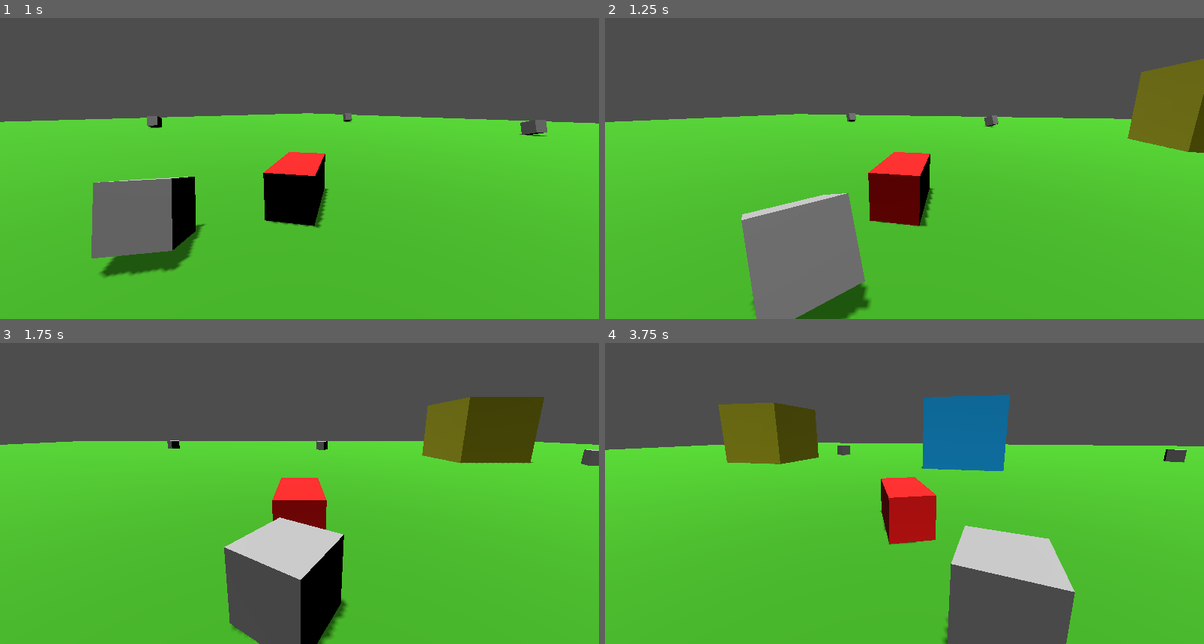
Above: before the commit, frames 1-4 (two rows, left to right).
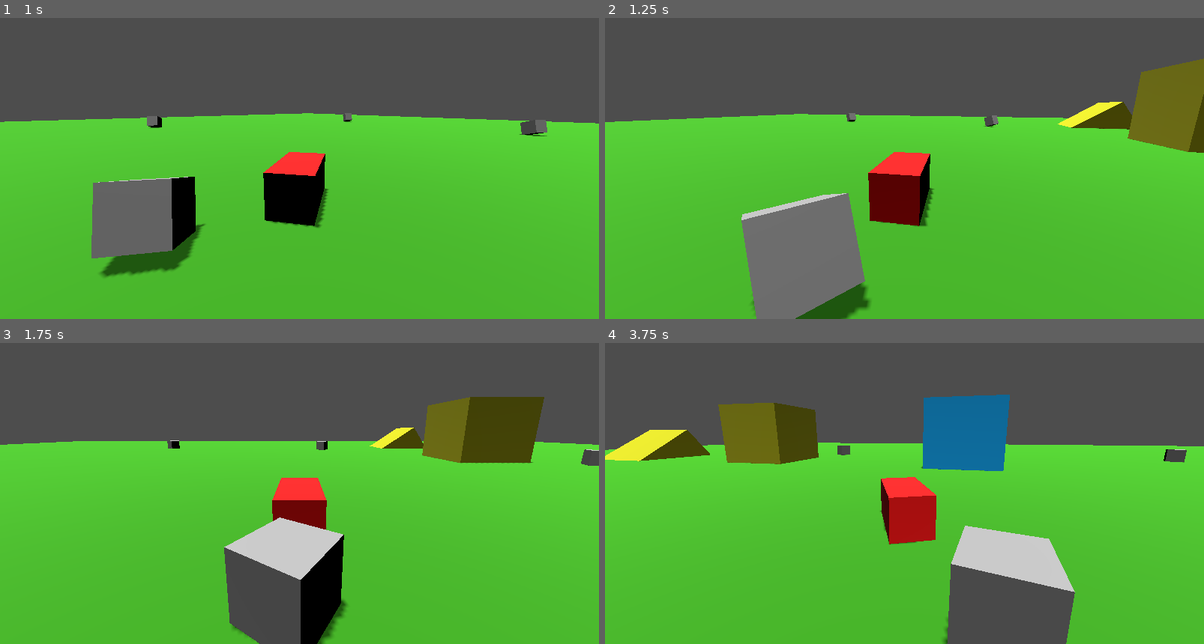
Above: after the commit, the same moments.

Repository: KevinVG207/GodotUmaKart
Game: Godot game, scene res://scenes/levels/test_level.tscn
Same seed, same stepped clock (60 frames per second), same inputs: the game is played once before the commit and once after it.
Inputs:
- Up to frame 1 (1 s): hold D (right) from 0.53 s (still down)
- Up to frame 2 (1.25 s): keep holding D (right)
- Up to frame 3 (1.75 s): release D (right) at 1.28 s; hold S (brake) from 1.28 s (still down)
- Up to frame 4 (3.75 s): release S (brake) at 2.03 s; hold D (right) 2.03-2.78 s; hold W (accelerate) 2.78-3.53 s; hold A (left) from 3.53 s (still down)

Frame 1 is identical in both runs. In frame 2, 0.8% of the frame differs, in the area x 75-88%, y 27-38%; in frame 3, 0.4%; in frame 4, 1.2%, in the area x 0-18%, y 28-40%.

Commit message:
Wall physics

Diff:
--- a/scenes/levels/test_level.gd
+++ b/scenes/levels/test_level.gd
@@ -3,3 +3,8 @@
 
 func _ready():
 	$PlayerCamera.target = $Vehicle
+
+	print("TEST")
+	var v1 = Vector2(1,1).normalized()
+	var v2 = Vector2(0,1)
+	print(v1.dot(v2)/v2.length())
--- a/scenes/levels/test_level.tscn
+++ b/scenes/levels/test_level.tscn
@@ -17,6 +17,9 @@
 [sub_resource type="BoxMesh" id="BoxMesh_aj8nn"]
 
 [sub_resource type="BoxShape3D" id="BoxShape3D_6d0m0"]
+
+[sub_resource type="PhysicsMaterial" id="PhysicsMaterial_1b8uv"]
+bounce = 1.0
 
 [sub_resource type="BoxShape3D" id="BoxShape3D_axt8l"]
 size = Vector3(5, 5, 5)
@@ -152,10 +155,11 @@
 [node name="Vehicle" parent="." instance=ExtResource("1_j11o3")]
 transform = Transform3D(1, 0, 0, 0, 1, 0, 0, 0, 1, 0, 1.02645, 3.14564)
 
-[node name="BouncyWall" type="StaticBody3D" parent="." groups=["Bouncy", "Wall"]]
+[node name="BouncyWall" type="StaticBody3D" parent="." groups=["Wall"]]
 transform = Transform3D(1, 0, 0, 0, 1, 0, 0, 0, 1, -14, 2, 0)
 collision_layer = 4
 collision_mask = 3
+physics_material_override = SubResource("PhysicsMaterial_1b8uv")
 
 [node name="CollisionShape3D" type="CollisionShape3D" parent="BouncyWall"]
 shape = SubResource("BoxShape3D_axt8l")
@@ -173,3 +177,14 @@
 
 [node name="MeshInstance3D" type="MeshInstance3D" parent="Wall"]
 mesh = SubResource("BoxMesh_5spkk")
+
+[node name="Ramp" type="StaticBody3D" parent="."]
+transform = Transform3D(0.563267, -0.826275, 0, 0.826275, 0.563267, 0, 0, 0, 1, -14, -0.785615, 29.1392)
+collision_layer = 4
+collision_mask = 3
+
+[node name="CollisionShape3D" type="CollisionShape3D" parent="Ramp"]
+shape = SubResource("BoxShape3D_axt8l")
+
+[node name="MeshInstance3D" type="MeshInstance3D" parent="Ramp"]
+mesh = SubResource("BoxMesh_5spkk")
--- a/scenes/vehicles/vehicle.gd
+++ b/scenes/vehicles/vehicle.gd
@@ -14,7 +14,9 @@
 var cur_steer = 0.0
 var bounce_vector: Vector3 = Vector3.ZERO
 var bounce_decay = 30.0
-var max_wall_speed = max_speed * 0.25
+var min_bounce_speed = max_speed * 0.4
+var min_bounce_component = max_speed * 0.25
+var max_wall_speed = max_speed * 0.5
 
 # Get the gravity from the project settings to be synced with RigidBody nodes.
 var gravity = ProjectSettings.get_setting("physics/3d/default_gravity")
@@ -87,15 +89,35 @@
 	for i in range(get_slide_collision_count()):
 		var col = get_slide_collision(i)
 		var col_obj = col.get_collider()
+		var col_normal = col.get_normal()
+		#var angle_difference = Vector2(tmp_vel.x, tmp_vel.z).normalized().dot(Vector2(col_normal.x, col_normal.z).normalized())
+		#angle_difference = min(angle_difference + 1, 1)
+		var v1 = Vector2(col_normal.x, col_normal.z)
+		var v2 = Vector2(tmp_vel.x, tmp_vel.z)
+		var angle_to = v2.angle_to(v1)
+		var component_along_wall = sin(abs(angle_to)) * v2.length()
+		var component_into_wall = abs(cos(abs(angle_to)) * v2.length())
+
 		if col_obj.is_in_group("Wall"):
-			cur_speed = max_wall_speed
-			tmp_vel = tmp_vel.bounce(col.get_normal())  # TODO: Per-wall absorbance?
-		if col_obj.is_in_group("Bouncy"):
-			bounced = true
-			tmp_vel = tmp_vel.bounce(col.get_normal())
-			cur_speed = 0
+			if abs(tmp_vel.x) > min_bounce_speed and component_into_wall > min_bounce_component:
+				var bounce_ratio = 0.5
+				bounced = true
+				if col_obj.get("physics_material_override") and col_obj.physics_material_override.get("bounce"):
+					bounce_ratio = col_obj.physics_material_override.bounce
+				tmp_vel = tmp_vel.bounce(col_normal) * bounce_ratio
+
+
+			if component_along_wall > max_wall_speed:
+				var ratio = max_wall_speed / component_along_wall
+				print(ratio)
+				cur_speed *= ratio
+			#var max_wall_speed = max_speed * angle_difference
+			#print(max_wall_speed, " ", cur_speed)
+			#print("Project: ", tmp_vel.project(col_normal))
+			#if cur_speed > max_wall_speed:
+				#cur_speed = max_wall_speed
 
 	if bounced:
 		bounce_vector = (tmp_vel - vel_before_bounce)
 
-	print(bounce_vector.length())
+	#print(bounce_vector.length())
Not shown: 1 places in scenes/levels/test_level.tscn that only renumber resources
